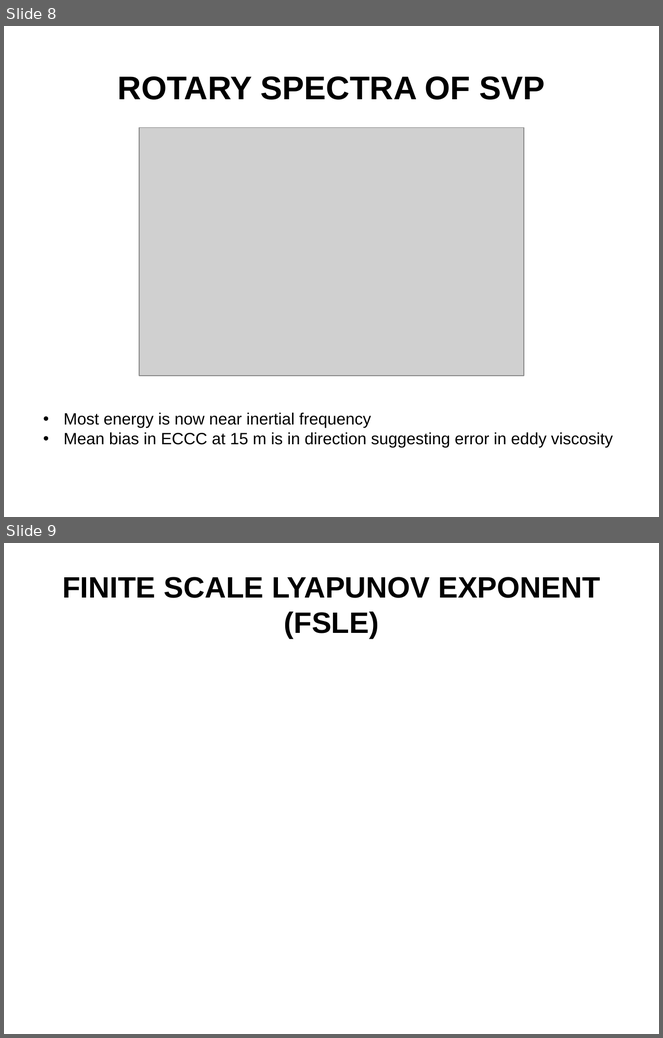
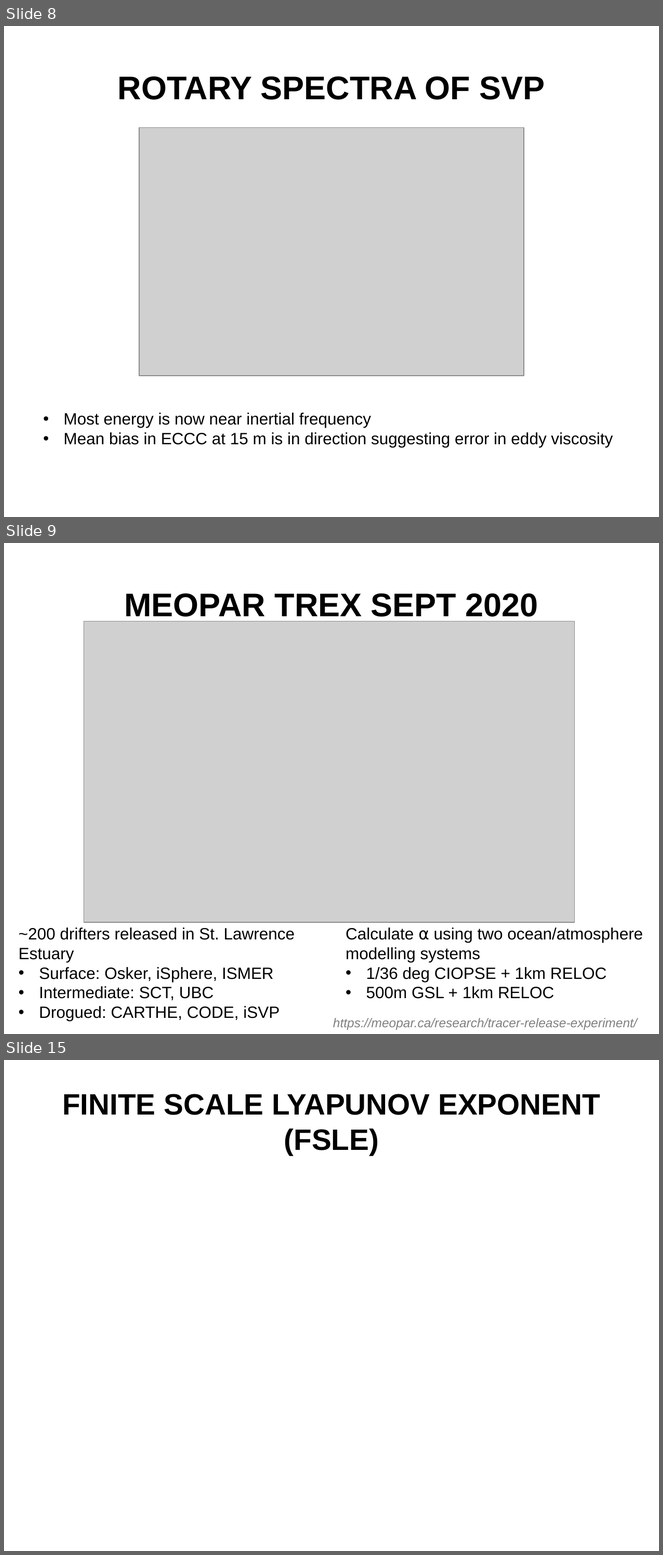
Before and after one commit to nsoontie/velocity-error, a slide deck: presentations/MOI-CONCEPTS-2021/Soontiens_Sutherland_drift_DFO-MOI.pptx. Shown one above the other, each under a label of ours: slides 8 and 9 before the commit, slides 8, 9 and 15 after it; the slides between them are not shown. The pictures are 663x1038 and 663x1555 pixels, drawn with LibreOffice and Linux fonts; fonts in the diff are those of the drawing; grey boxes stand for pictures; background and template pictures are left out. Boxes give left, top, right and bottom in pixels: in the first picture for what was removed or moved away, otherwise in the second. Text is boxed around its words. In the diff, an @@ line names an element or a change of style, - is before the commit and + after.

Commit message:
added TREX error maps to slides

```diff
--- a/presentations/MOI-CONCEPTS-2021/Soontiens_Sutherland_drift_DFO-MOI.pptx
+++ b/presentations/MOI-CONCEPTS-2021/Soontiens_Sutherland_drift_DFO-MOI.pptx
@@ slide 9 added at [4,543,659,1034], background picture (left out) @@
@@ title added at [124,593,539,623], 36 pt, text #000000, bold @@
+MEOPAR TREX SEPT 2020
@@ picture added at [84,621,574,923] @@
@@ text added at [19,928,295,1021], 18 pt, text #000000 @@
+~200 drifters released in St. Lawrence Estuary
+• Surface: Osker, iSphere, ISMER
+• Intermediate: SCT, UBC
+• Drogued: CARTHE, CODE, iSVP
@@ text added at [346,928,643,999], 18 pt, text #000000 @@
+Calculate ⍺ using two ocean/atmosphere modelling systems
+• 1/36 deg CIOPSE + 1km RELOC
+• 500m GSL + 1km RELOC
@@ text added at [333,1018,637,1030], 14 pt, text #808080, italic @@
+https://meopar.ca/research/tracer-release-experiment/
@@ what was slide 9 is now slide 15 @@
```
Also in this commit, not shown: 5 other slides added.
